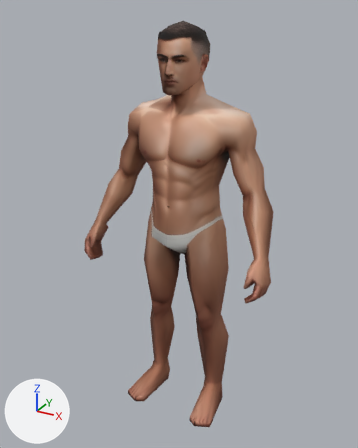
What one commit did to the glTF model public/assets/npc_psx_m.glb.
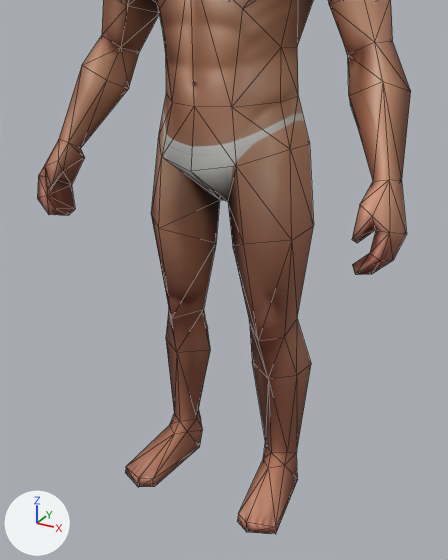
Old and new are each drawn whole from a 50 mm lens placed at (0.54, -0.991, 1.027), pointed at (-0.01, 0.009, 0.528) and again close up from a 50 mm lens placed at (0.386, -0.692, 0.681), pointed at (0.033, -0.051, 0.36). Arrows for +X, +Y and +Z are at lower left; the lights stay in place. The last two pictures show the newer version. The close-ups show mesh edges as thin lines. Vertices at exactly the same position are counted once.

Objects in the first close-up: 'tripo_node_98d64d1a-501d-417a-bc73-6d4eb58017c6'.
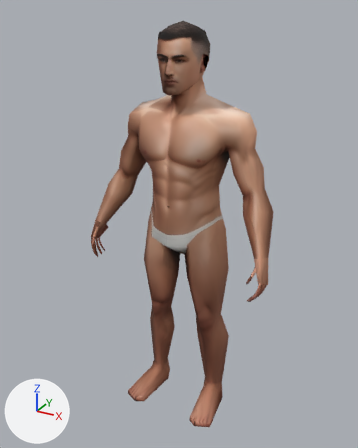
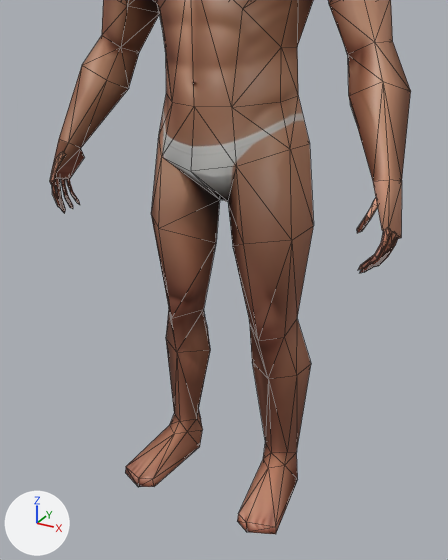
What differs and where, as boxes (x1, y1, x2, y2) in the close-ups (448 x 560 px):
'tripo_node_98d64d1a-501d-417a-bc73-6d4eb58017c6', reshaped: before (37, 0, 411, 534); after (50, 0, 411, 534)
part 1 of me_tripo_mesh_98d64d1a_501d_417a_bc73_6d4eb58017c6, cut back: before (37, 139, 406, 275); after (50, 143, 402, 273)
part 2 of me_tripo_mesh_98d64d1a_501d_417a_bc73_6d4eb58017c6, surface changed: before (58, 140, 384, 204); after (51, 140, 386, 228)

The edits, one by one:
me_tripo_mesh_98d64d1a_501d_417a_bc73_6d4eb58017c6 is used by ob_tripo_node_98d64d1a_501d_417a_bc73_6d4eb58017c6; location (0.0, 0.0, 0.0).
me_tripo_mesh_98d64d1a_501d_417a_bc73_6d4eb58017c6 had 256 vertices, 500 faces and spanned x -0.25..0.25, y -0.095..0.095, z 0.0..1.0.
me_tripo_mesh_98d64d1a_501d_417a_bc73_6d4eb58017c6 now has 415 vertices, 778 faces and spans x -0.248..0.248, y -0.095..0.095, z 0.0..1.0.
Part 1, on me_tripo_mesh_98d64d1a_501d_417a_bc73_6d4eb58017c6:
29 vertices are removed from x -0.25..0.25, y -0.095..-0.031, z 0.407..0.484.
70 faces are deleted.
4 vertices move from x -0.208..0.209, y -0.095..-0.073, z 0.46..0.492 to x -0.243..0.242, y -0.073..-0.039, z 0.453..0.468.
167 vertices are added at x -0.248..0.248, y -0.09..-0.018, z 0.414..0.5.
8 new vertices lie (0.004, 0.003, -0.002) away from vertices in x 0.234..0.241, y -0.078..-0.046, z 0.449..0.47.
7 new vertices lie (0.004, -0.003, 0.002) away from vertices in x -0.246..-0.24, y -0.047..-0.032, z 0.445..0.463.
6 new vertices lie (0.002, -0.004, 0.0) away from vertices in x 0.218..0.233, y -0.086..-0.056, z 0.418..0.443.
348 new faces join them.
me_tripo_mesh_98d64d1a_501d_417a_bc73_6d4eb58017c6 part 2: 2 kept faces spanning x -0.242..0.233, y -0.073..-0.047, z 0.466..0.515 get new texture (UV) coordinates.
Other edits to the shape of me_tripo_mesh_98d64d1a_501d_417a_bc73_6d4eb58017c6 do not show in these pictures.
